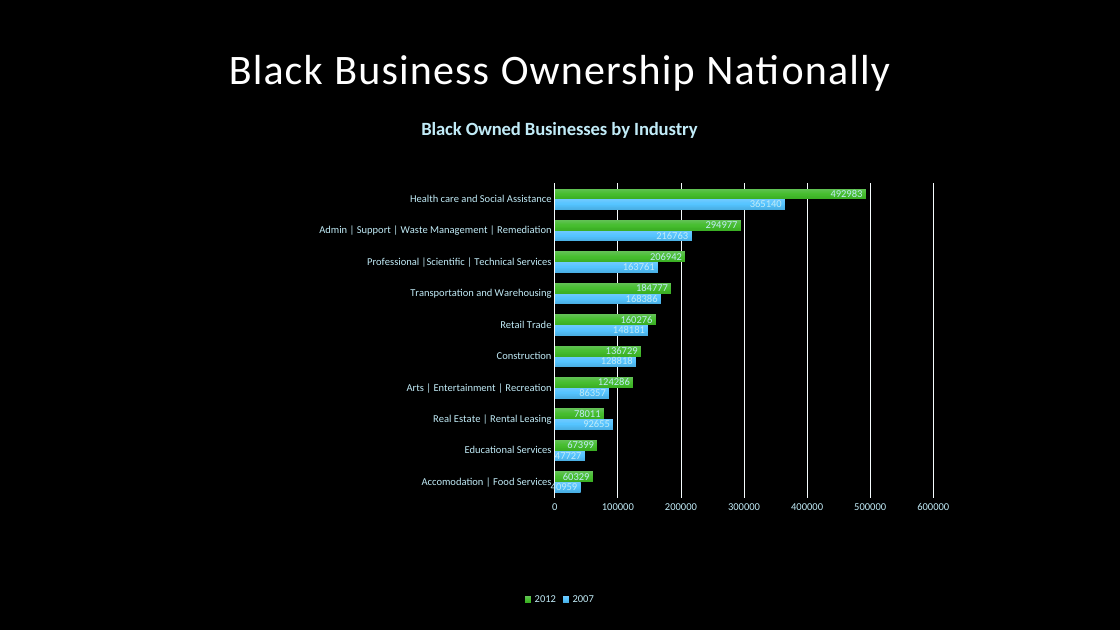
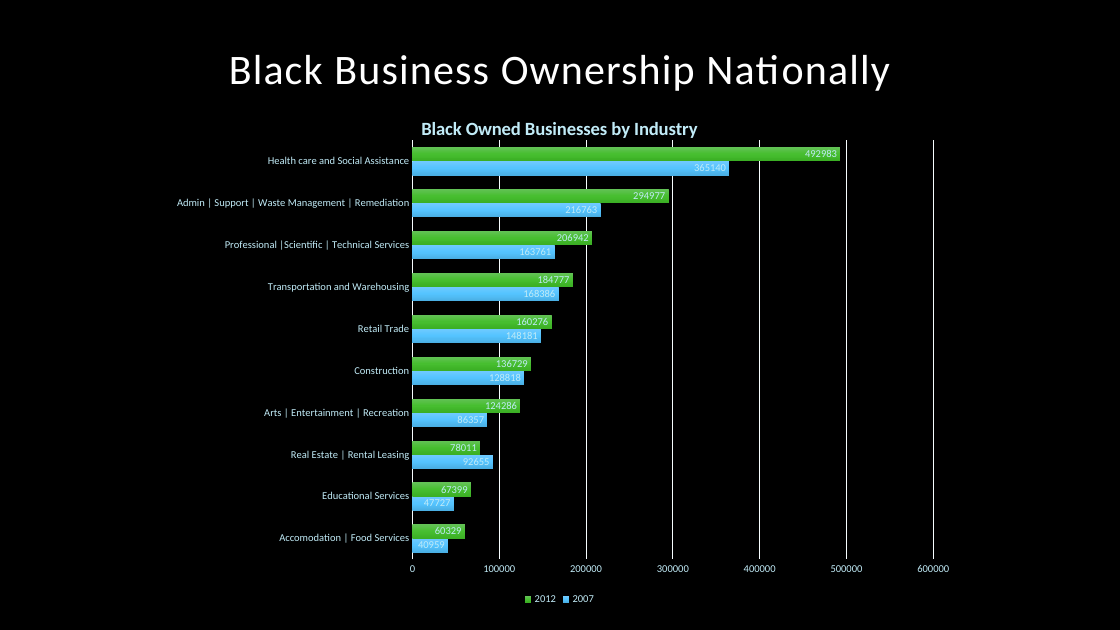
Before and after one commit to KimSmith22/school, a slide deck: slide 4 of collection/NumberOneTraining.pptx. Drawn at 1120x630 pixels with LibreOffice and Linux fonts; fonts in the diff are those of the drawing; background and template pictures are left out. Boxes give left, top, right and bottom in pixels: in the first picture for what was removed or moved away, otherwise in the second. Text is boxed around its words. In the diff, an @@ line names an element or a change of style, - is before the commit and + after.

```diff
--- a/collection/NumberOneTraining.pptx
+++ b/collection/NumberOneTraining.pptx
@@ bar chart at [139,98,979,609] @@
@@ plot area changed @@
```
Also in this commit, not shown: 2 other slides changed, 3 other files.
